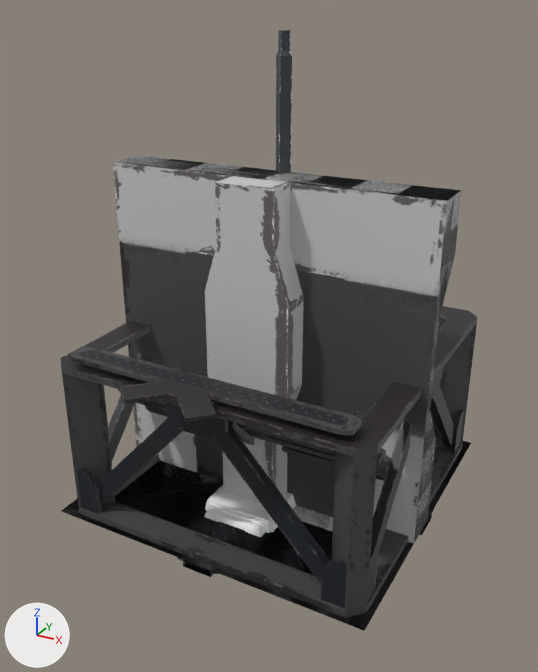
One commit to the FBX model Assets/Environnement/Scifi_Package/Scifi.fbx: the scene before it, then after it.
The view is the same before and after, from a 50 mm lens placed at (4.84, -9.22, 7.06), pointed at (-0.05, -0.31, 2.61). Every picture has the same lights, and +X, +Y and +Z are marked at lower left. The first picture is the older version. Where no turn or scale is listed for an object, it has been applied to the vertices. Vertices at exactly the same position are counted once.

The first picture shows 'Floor_06', 'Plate_14', 'Pole_01', 'pasted__Floor_00', 'pasted__Floor_02', 'pasted__Floor_04.001', 'pasted__Pole_05', 'pasted__Stairs_01.001', 'pasted__Structure_01.001', 'pasted__Wall_01', 'pasted__Wall_02', 'pasted__Wall_03' and 4 more.
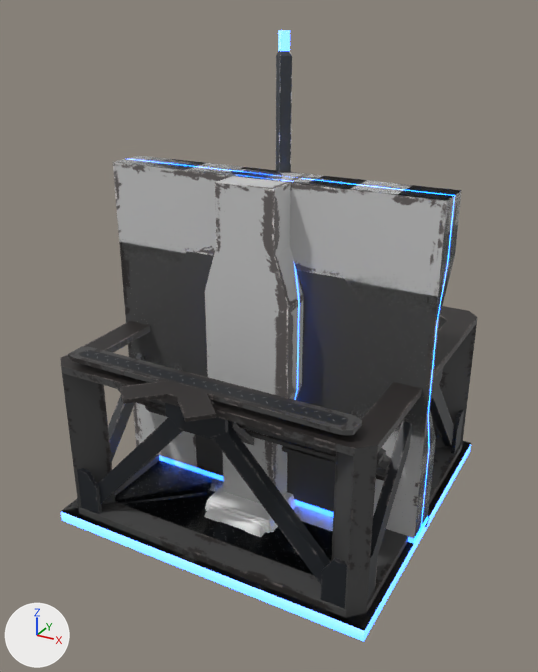
The edits, one by one:
Material 'Emissive' (mat_emissive) is new.
Its base color is (0.8, 0.8, 0.8) (white #e7e7e7).
Its emission color is (0.0, 0.118, 1.0) (blue #0060ff).
Its emission strength is 5.0.
me_pasted__wall_01 is used by ob_pasted__wall_01; location (0.0, 0.0, 0.0).
me_pasted__wall_01 had 24 vertices, 22 faces and spanned x -2.5..2.5, y -0.62..0.0, z 0.0..5.0.
me_pasted__wall_01 now has 56 vertices, 54 faces and spans x -2.5..2.5, y -0.62..0.0, z 0.0..5.0.
me_pasted__wall_01 part 2: 32 vertices added at x -2.5..2.5, y -0.62..0.0, z 0.0..5.0.
me_pasted__wall_01 gains material mat_emissive (white #e7e7e7, glowing blue #0060ff).
me_pasted__pole_05 is used by ob_pasted__pole_05; location (0.0, 0.0, 0.0).
me_pasted__pole_05 had 24 vertices, 22 faces and spanned x -0.66..0.66, y -1.08..0.0, z 0.0..5.0.
me_pasted__pole_05 now has 56 vertices, 54 faces and spans x -0.66..0.66, y -1.08..0.0, z 0.0..5.0.
me_pasted__pole_05 part 4: 32 vertices added at x -0.66..0.66, y -1.08..0.0, z 0.0..5.0.
me_pasted__pole_05 gains material mat_emissive (white #e7e7e7, glowing blue #0060ff).
me_pasted__floor_00 is used by ob_pasted__floor_00; location (0.0, 0.0, 0.0).
Verts and faces of me_pasted__floor_00; kept vertices keep their numbers, new ones are numbered from 4.
Before the commit, vertices of me_pasted__floor_00: 0 (2.5, -2.5, 0.0) at pixel (364, 630), 1 (2.5, 2.5, 0.0) at pixel (471, 442), 2 (-2.5, 2.5, 0.0), 3 (-2.5, -2.5, 0.0) at pixel (60, 511).
me_pasted__floor_00 had 4 vertices, 1 face and spanned x -2.5..2.5, y -2.5..2.5, z 0.0.
me_pasted__floor_00 now has 8 vertices, 5 faces and spans x -2.5..2.5, y -2.5..2.5, z -0.18..0.0.
Part 1, on me_pasted__floor_00:
New vertices 4 to 7 stand at vertices 0 to 3, in that order, plus (0.0, 0.0, -0.18).
New faces: (0, 3, 7, 4), (1, 5, 6, 2), (2, 6, 7, 3), (0, 4, 5, 1) (mat_emissive (white #e7e7e7, glowing blue #0060ff)).
me_pasted__floor_00 gains material mat_emissive (white #e7e7e7, glowing blue #0060ff).
me_pasted__wall_03 is used by ob_pasted__wall_03; location (0.0, 0.0, 0.0).
me_pasted__wall_03 had 44 vertices, 42 faces and spanned x -2.5..2.5, y -0.62..0.0, z 0.0..5.0.
me_pasted__wall_03 now has 104 vertices, 102 faces and spans x -2.5..2.5, y -0.62..0.0, z 0.0..5.0.
me_pasted__wall_03 part 5: 60 vertices added at x -2.5..2.5, y -0.62..0.0, z 0.0..5.0.
me_pasted__wall_03 gains material mat_emissive (white #e7e7e7, glowing blue #0060ff).
me_pasted__wall_02 is used by ob_pasted__wall_02; location (0.0, 0.0, 0.0).
me_pasted__wall_02 had 44 vertices, 44 faces and spanned x -2.5..2.5, y -0.62..0.0, z 0.0..5.0.
me_pasted__wall_02 now has 80 vertices, 80 faces and spans x -2.5..2.5, y -0.62..0.0, z 0.0..5.0.
me_pasted__wall_02 part 3: 36 vertices added at x -2.5..2.5, y -0.62..0.0, z 0.0..5.0.
me_pasted__wall_02 gains material mat_emissive (white #e7e7e7, glowing blue #0060ff).
me_pole_01 is used by ob_pole_01; location (0.0, 0.0, 0.0).
me_pole_01 had 429 vertices, 378 faces and spanned x -0.32..0.32, y -0.32..0.32, z -0.25..6.81.
me_pole_01 now has 509 vertices, 458 faces and spans x -0.32..0.32, y -0.32..0.32, z -0.25..6.81.
me_pole_01 part 6: 5 faces spanning x -0.08..0.08, y -0.08..0.08, z 6.56..6.81 switch from mat_pole_s (picture img_pole_s_base_color_png) to mat_emissive (white #e7e7e7, glowing blue #0060ff).
Edits to the shape of me_pole_01 do not show in these pictures.

Boxes [x1, y1, x2, y2] around the edits, measured in the pictures (538 x 672 px):
'pasted__Floor_00', reshaped (7% taller): before [62, 442, 471, 630]; after [61, 441, 471, 642]
part 1 of me_pasted__floor_00, added: after [61, 444, 471, 642]
part 2 of me_pasted__wall_01, added: after [122, 156, 461, 541]
part 3 of me_pasted__wall_02, added: after [119, 157, 462, 543]
part 4 of me_pasted__pole_05, added: after [216, 169, 311, 504]
part 5 of me_pasted__wall_03, added: after [115, 156, 461, 544]
part 6 of me_pole_01, recoloured (black to blue): [278, 30, 290, 51] in both
